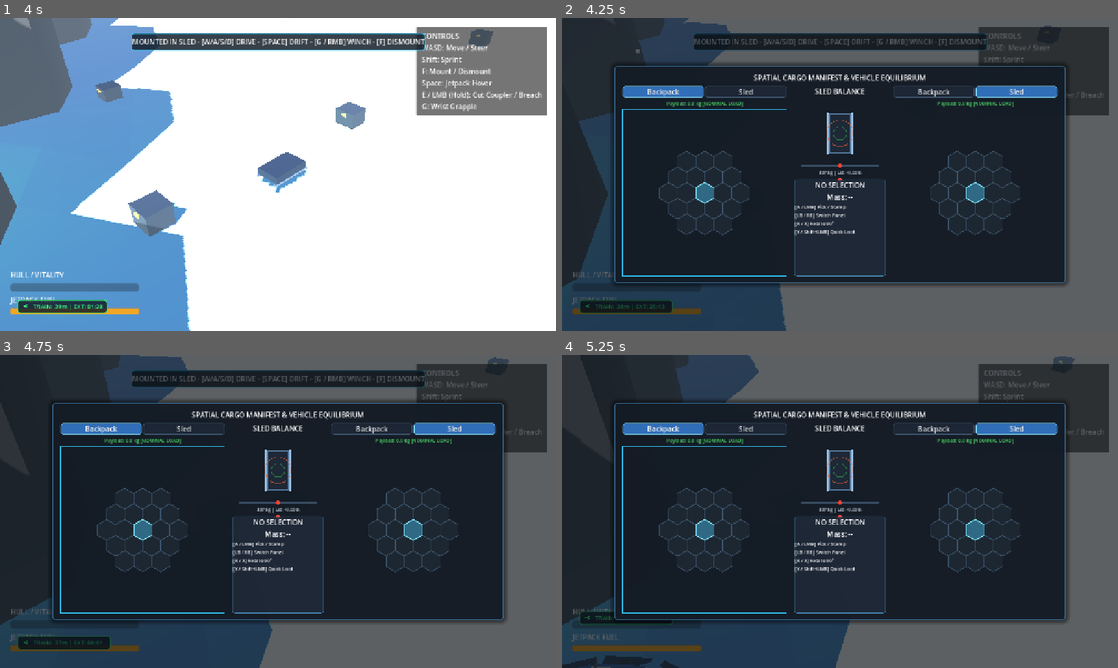
Above: before the commit, frames 1-4 (two rows, left to right).
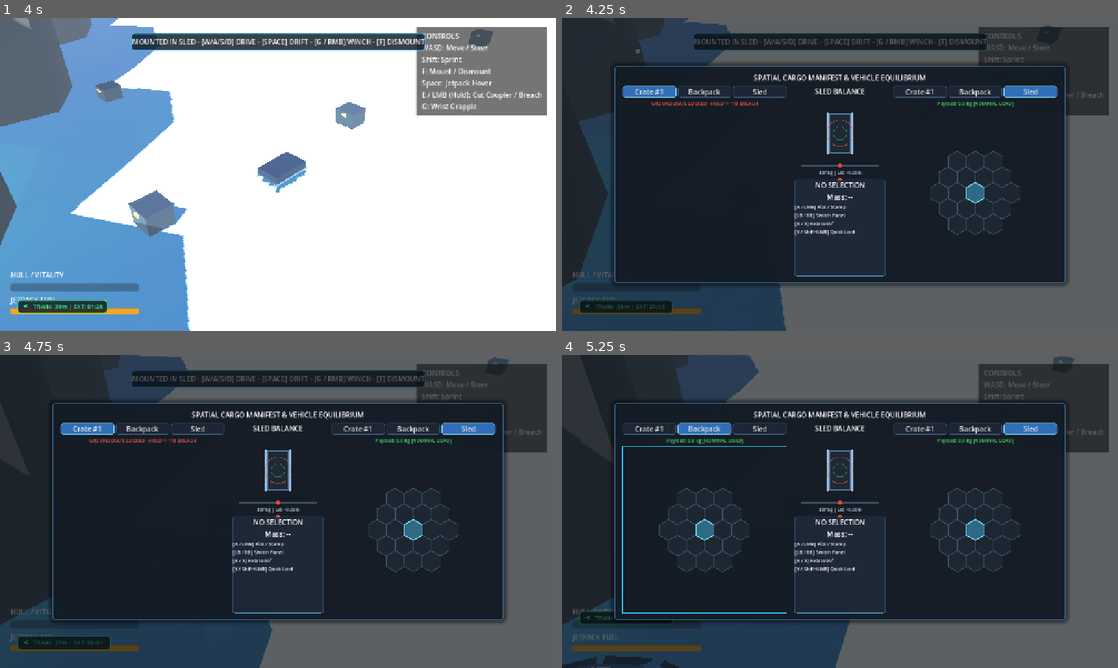
Above: after the commit, the same moments.

Repository: mcintalmo/drift
Game: Godot game, scene res://scenes/world/ActiveTrainHeistSector.tscn
Same seed, same stepped clock (60 frames per second), same inputs: the game is played once before the commit and once after it. This scene is started directly instead of the project's main scene.
Inputs (mouse positions are in pixels of both pictures, inside the frame that each line leads up to):
- Up to frame 1 (4 s): tap Enter (ui_accept) at 0.5, 0.77, 3.77 s; move the mouse to (250, 237) at 0.52 s; hold W (accelerate) 0.53-1.25 s; hold E (pilot_interact) 0.53-1.25 s; click (250, 237) at 0.67 s; drag from (444, 221) to (250, 237) at 1.27 s; move the mouse to (111, 127) at 2.02 s; hold Q (pilot_lean_left) 2.03-2.75 s; hold F (pilot_mount_dismount) 2.03-2.75 s; drag from (305, 174) to (111, 127) at 2.77 s; move the mouse to (194, 96) at 3.52 s; hold S (brake_reverse) from 3.53 s (still down); hold Shift (sprint) from 3.53 s (still down)
- Up to frame 2 (4.25 s): keep holding S (brake_reverse); keep holding Shift (sprint); tap Tab (pause_inventory) at 4.15 s
- Up to frame 3 (4.75 s): release S (brake_reverse) at 4.25 s; release Shift (sprint) at 4.25 s; click (88, 430) at 4.25 s, where only the run after the commit has a clickable "Crate #1"
- Up to frame 4 (5.25 s): click "Backpack" at 5 s

Frame 1 is identical in both runs. In frame 2, 1.9% of the frame differs, in the area x 10-86%, y 21-83%; in frame 3, 1.9%; in frame 4, 1.1%.

Commit message:
Allow discovery of locked crates and polish pilot backpack balance display

Diff:
--- a/scripts/ui/hex_inventory_ui.gd
+++ b/scripts/ui/hex_inventory_ui.gd
@@ -44,6 +44,7 @@
 @onready var left_tab_bar: HBoxContainer = $RootControl/PanelContainer/MarginContainer/VBoxContainer/HBoxContainer/LeftContainer/LeftTabBar
 @onready var right_tab_bar: HBoxContainer = $RootControl/PanelContainer/MarginContainer/VBoxContainer/HBoxContainer/RightContainer/RightTabBar
 
+@onready var balance_title: Label = $RootControl/PanelContainer/MarginContainer/VBoxContainer/HBoxContainer/CenterPanel/BalanceTitle
 @onready var com_widget: COMVisualizerWidget = $RootControl/PanelContainer/MarginContainer/VBoxContainer/HBoxContainer/CenterPanel/COMVisualizerWidget
 @onready var tooltip_name: Label = $RootControl/PanelContainer/MarginContainer/VBoxContainer/HBoxContainer/CenterPanel/TooltipPanel/VBoxContainer/ItemNameLabel
 @onready var tooltip_mass: Label = $RootControl/PanelContainer/MarginContainer/VBoxContainer/HBoxContainer/CenterPanel/TooltipPanel/VBoxContainer/ItemMassLabel
@@ -144,7 +145,7 @@
 					_start_dragging(item, grid.grid_inventory, cell)
 
 func _unhandled_input(event: InputEvent) -> void:
-	if event.is_action_pressed(&"pause_inventory") or event.is_action_pressed(&"ui_cancel"):
+	if event.is_action_pressed(&"pause_inventory") or event.is_action_pressed(&"ui_cancel") or (event is InputEventKey and event.pressed and event.physical_keycode == KEY_ESCAPE):
 		if is_open:
 			if held_item:
 				_cancel_drag()
@@ -158,7 +159,7 @@
 			if held_item:
 				_rotate_held_item()
 
-		elif event.is_action_pressed(&"pilot_lean_left") or (event is InputEventKey and event.pressed and event.physical_keycode == KEY_TAB):
+		elif event.is_action_pressed(&"pilot_lean_left") or (event is InputEventKey and event.pressed and (event.physical_keycode == KEY_TAB or event.physical_keycode == KEY_Q or event.physical_keycode == KEY_E)):
 			if right_container_type != ContainerType.NONE:
 				active_focus_panel = 1 - active_focus_panel
 			else:
@@ -176,7 +177,7 @@
 		left_container_type = ContainerType.GROUND_CRATE
 		selected_left_crate_idx = 0
 		if discovered_crates.size() > 1:
-			# 2 or more vaults open: Left shows Vault 1, Right shows Vault 2
+			# 2 or more vaults/crates: Left shows Crate 1, Right shows Crate 2
 			right_container_type = ContainerType.GROUND_CRATE
 			selected_right_crate_idx = 1
 		elif sled_inventory:
@@ -253,12 +254,14 @@
 		for c: Node in crate_candidates:
 			if c is GroundCrate and is_instance_valid(c):
 				var crate: GroundCrate = c as GroundCrate
-				# Only include UNLOOTED (unlocked) crates in the inventory tabs
-				if crate.crate_state != GroundCrate.CrateState.UNLOOTED:
+				# Skip only NON_INTERACTABLE crates (e.g. inside locked sealed boxcars)
+				if crate.crate_state == GroundCrate.CrateState.NON_INTERACTABLE:
 					continue
 				if crate.global_position.distance_to(pilot.global_position) <= 8.0:
 					if not discovered_crates.has(crate):
 						discovered_crates.append(crate)
+						if not crate.crate_state_changed.is_connected(_on_crate_state_changed):
+							crate.crate_state_changed.connect(_on_crate_state_changed)
 
 		# Sort discovered crates by name for consistent UI tab ordering
 		discovered_crates.sort_custom(func(a: GroundCrate, b: GroundCrate) -> bool:
@@ -279,6 +282,10 @@
 			sled_com_component = sled_node.get_node_or_null("CenterOfMassComponent") as CenterOfMassComponent
 			if sled_com_component:
 				sled_inventory = sled_com_component.get_node_or_null("CargoPodInventory") as HexInventoryComponent
+
+func _on_crate_state_changed(_new_state: GroundCrate.CrateState) -> void:
+	if is_open:
+		_refresh_container_panels()
 
 func _are_containers_same(type_a: ContainerType, idx_a: int, type_b: ContainerType, idx_b: int) -> bool:
 	if type_a == ContainerType.NONE or type_b == ContainerType.NONE:
@@ -378,18 +385,32 @@
 	_rebuild_tab_bar(left_tab_bar, true)
 	_rebuild_tab_bar(right_tab_bar, false)
 
-	# 4. Explicitly update Sled COM visualizer
-	if sled_com_component and is_instance_valid(sled_com_component):
+	# 4. Center Panel & COM visualizer
+	if sled_com_component and is_instance_valid(sled_com_component) and sled_inventory != null:
 		sled_com_component.recalculate_com()
+		if balance_title:
+			balance_title.text = "SLED BALANCE"
+			balance_title.visible = true
 		if com_widget:
 			com_widget.update_com_data(
 				sled_com_component.current_total_mass_kg,
 				Vector2(sled_com_component.current_com_offset_3d.x, sled_com_component.current_com_offset_3d.y)
 			)
 			com_widget.visible = true
+	elif backpack_inventory != null:
+		if balance_title:
+			balance_title.text = "PILOT BACKPACK"
+			balance_title.visible = true
+		if com_widget:
+			var bp_mass: float = backpack_inventory.get_total_items_mass()
+			var bp_com: Vector2 = backpack_inventory.get_com_offset_2d()
+			com_widget.update_com_data(bp_mass, bp_com)
+			com_widget.visible = true
 	else:
+		if balance_title:
+			balance_title.visible = false
 		if com_widget:
-			com_widget.visible = (sled_inventory != null)
+			com_widget.visible = false
 
 func _rebuild_tab_bar(tab_bar: HBoxContainer, is_left: bool) -> void:
 	if not tab_bar:
--- a/test/unit/test_hex_ui_math.gd
+++ b/test/unit/test_hex_ui_math.gd
@@ -18,6 +18,7 @@
 	results.append(_test_standalone_backpack_display())
 	results.append(_test_vault_to_backpack_switching())
 	results.append(_test_tab_button_signal_binding())
+	results.append(_test_single_crate_and_backpack_swapping())
 	return results
 
 func _test_axial_to_pixel_roundtrip() -> Dictionary:
@@ -352,3 +353,63 @@
 		"passed": passed,
 		"message": "Button pressed signals with bound arguments correctly routed and executed without closure variable capture errors"
 	}
+
+func _test_single_crate_and_backpack_swapping() -> Dictionary:
+	var ui: HexInventoryUI = HexInventoryUI.new()
+	var left_bar: HBoxContainer = HBoxContainer.new()
+	var right_bar: HBoxContainer = HBoxContainer.new()
+	ui.left_tab_bar = left_bar
+	ui.right_tab_bar = right_bar
+
+	var crate1: GroundCrate = GroundCrate.new()
+	crate1.name = "GroundCrate1"
+	crate1.crate_state = GroundCrate.CrateState.LOCKED # Locked crate
+	ui.discovered_crates = [crate1]
+
+	var bp_inv: HexInventoryComponent = HexInventoryComponent.new()
+	ui.backpack_inventory = bp_inv
+	ui.sled_inventory = null
+
+	# Open contextual inventory with 1 crate and backpack (no sled)
+	ui.open_contextual_inventory()
+
+	# Initial: Left=Crate, Right=Backpack
+	var init_ok: bool = (
+		ui.left_container_type == HexInventoryUI.ContainerType.GROUND_CRATE and
+		ui.selected_left_crate_idx == 0 and
+		ui.right_container_type == HexInventoryUI.ContainerType.PILOT_BACKPACK
+	)
+
+	# Tab buttons created on Left: [CrateTab_0, BackpackTab]
+	var btn_bp_left: Button = left_bar.get_node_or_null("BackpackTab") as Button
+	var btn_crate_left: Button = left_bar.get_node_or_null("CrateTab_0") as Button
+
+	# 1. Click Backpack on Left bar -> Must SWAP! Left=Backpack, Right=Crate
+	btn_bp_left.emit_signal(&"pressed")
+	var swap1_ok: bool = (
+		ui.left_container_type == HexInventoryUI.ContainerType.PILOT_BACKPACK and
+		ui.right_container_type == HexInventoryUI.ContainerType.GROUND_CRATE and
+		ui.selected_right_crate_idx == 0
+	)
+
+	# 2. Click Crate on Left bar -> Must SWAP back! Left=Crate, Right=Backpack
+	var btn_crate_left_after: Button = left_bar.get_node_or_null("CrateTab_0") as Button
+	btn_crate_left_after.emit_signal(&"pressed")
+	var swap2_ok: bool = (
+		ui.left_container_type == HexInventoryUI.ContainerType.GROUND_CRATE and
+		ui.selected_left_crate_idx == 0 and
+		ui.right_container_type == HexInventoryUI.ContainerType.PILOT_BACKPACK
+	)
+
+	crate1.free()
+	bp_inv.free()
+	left_bar.free()
+	right_bar.free()
+	ui.free()
+
+	var passed: bool = init_ok and swap1_ok and swap2_ok
+	return {
+		"name": "test_single_crate_and_backpack_swapping",
+		"passed": passed,
+		"message": "Player with single crate (even locked) and backpack seamlessly switches and swaps between both containers"
+	}
